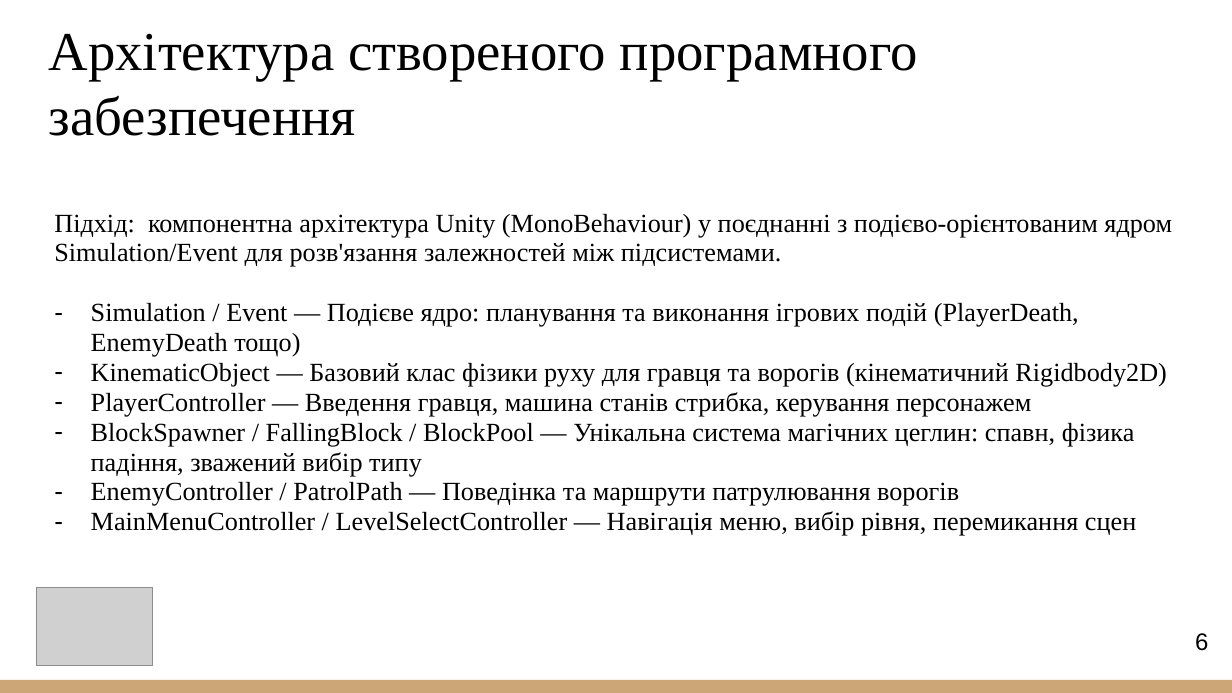
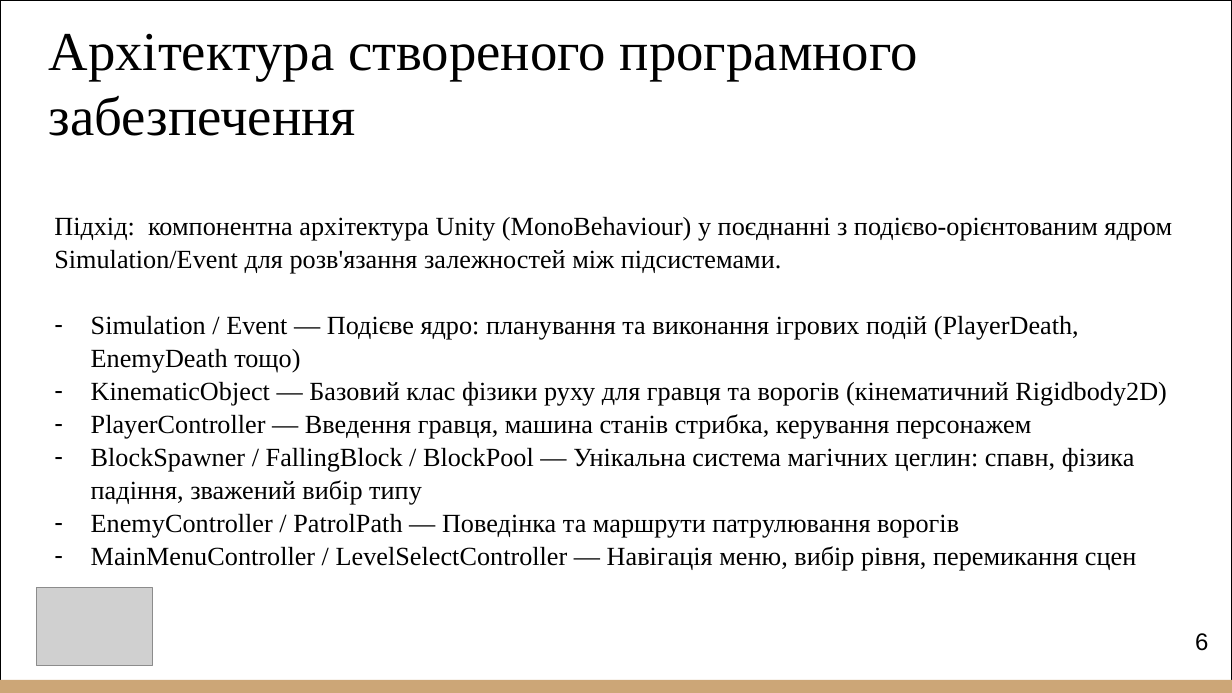
Before and after one commit to NureHertsevViacheslav/2026_B_PI_PZPI-22-4_Hertsev_V_A, a slide deck: slide 6 of 2026_Б_ПІ_ПЗПІ-22-4_Герцев_В_А.pptx. Drawn at 1232x693 pixels with LibreOffice and Linux fonts; fonts in the diff are those of the drawing; grey boxes stand for pictures. Boxes give left, top, right and bottom in pixels: in the first picture for what was removed or moved away, otherwise in the second. Text is boxed around its words. In the diff, an @@ line names an element or a change of style, - is before the commit and + after.

```diff
--- a/2026_Б_ПІ_ПЗПІ-22-4_Герцев_В_А.pptx
+++ b/2026_Б_ПІ_ПЗПІ-22-4_Герцев_В_А.pptx
@@ rectangle added at (x1=0, y1=0, x2=1232, y2=692), outline #000000 1 pt @@
@@ text "Підхід: компонентна архітектура Unity (MonoBehaviour) ..." at (x1=54, y1=216, x2=1172, y2=571): line spacing 0.95 to 1.05 @@
```
Also in this commit, not shown: 11 other slides changed, 1 other file.
